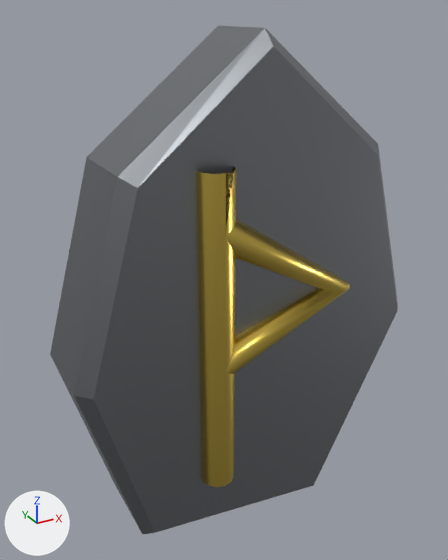
An edit to the glTF model docs/previews/aprilfools/models/entities/pickup_thurisaz_Idle.glb, drawn before and after from the same camera.
The view is the same before and after, from a 50 mm camera at (-10.93, -18.77, 10.57) aimed at (-0.58, 0.04, 1.16). Arrows for +X, +Y and +Z are at lower left; the lights stay in place. The first picture is the older version. Vertices at exactly the same position are counted once.
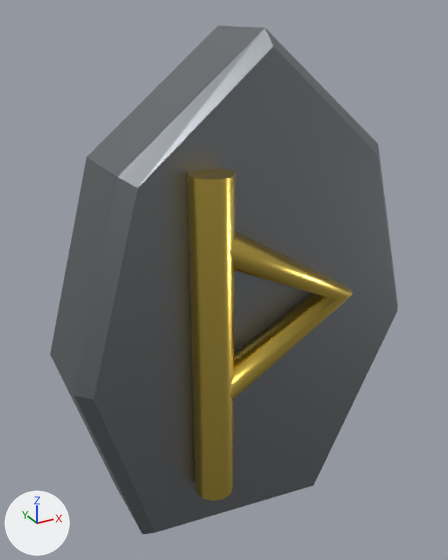
The change, as a list of edits to the scene's bpy script:
```text
Change me_mesh_0:
    used by ob_mesh_0; location = (0.0, 0.0, 0.0)
    remove me_mesh_0.from_pydata(...)  # 90 vertices, 172 faces; spans x -7.0..7.0, y -2.7..2.0, z -9.0..10.0
    add me_mesh_0.from_pydata(...)  # 92 vertices, 172 faces; spans x -7.0..7.0, y -3.2..2.0, z -9.0..10.0
    me_mesh_0 part 1: a new loose piece, a 12-sided cylinder along z spanning x -3.1..-1.7, y -3.2..-1.8, z -6.0..6.0, in mat_gold (yellow #ebcb5f)
    me_mesh_0 part 2: the loose piece of 62 vertices spanning x -2.7..3.7, y -2.7..-1.4, z -6.0..6.0 is rebuilt with 38 vertices and now spans x -2.7..3.3, y -3.2..-1.9, z -2.4..4.4
```

Changed parts and their boxes [x1, y1, x2, y2] in the pictures (448 x 560 px):
part 1 of me_mesh_0, added (yellow)
    after: [188, 168, 236, 501]
part 2 of me_mesh_0, rebuilt
    before: [197, 167, 350, 487]
    after: [229, 231, 353, 400]
